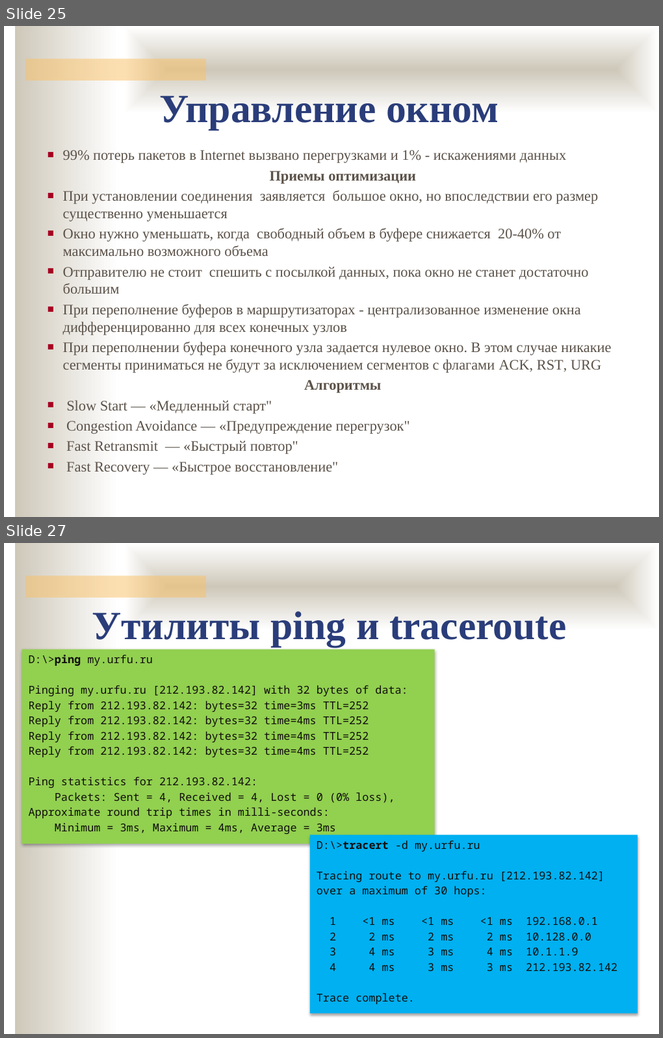
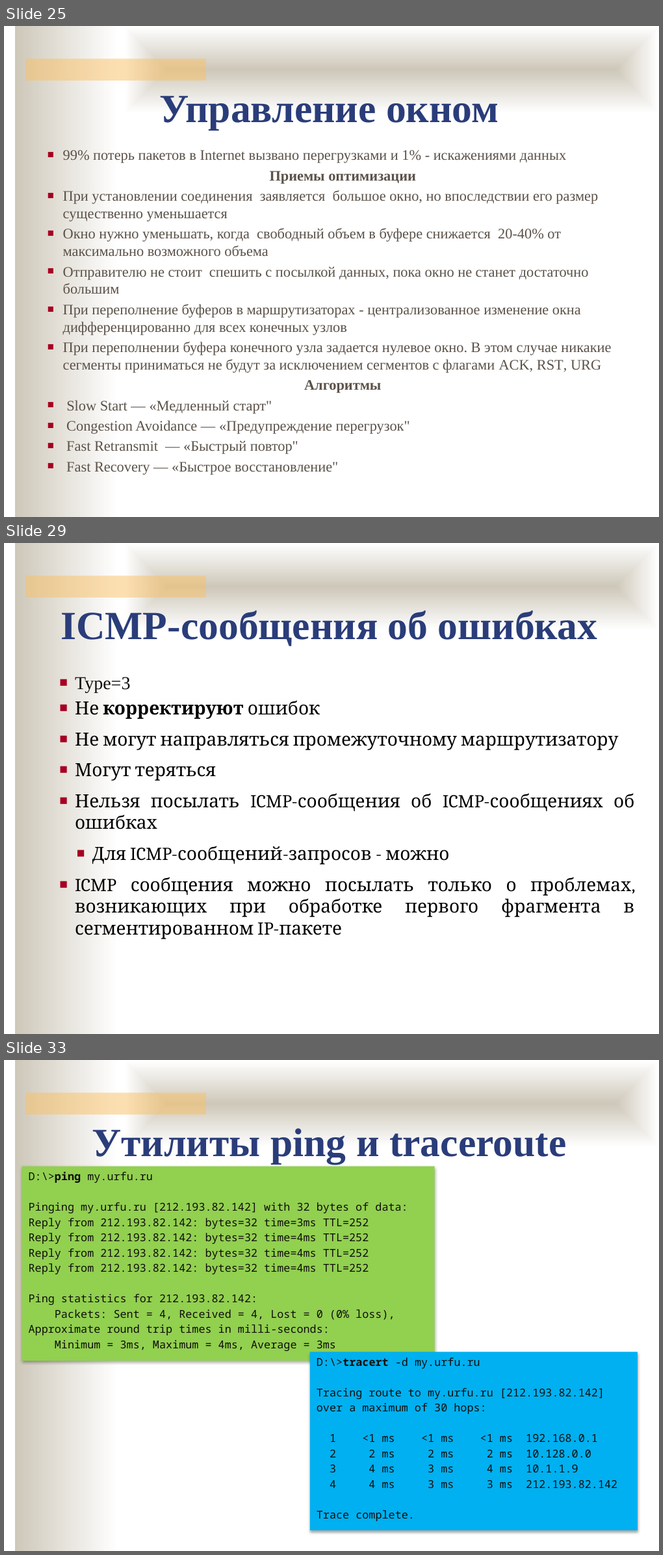
Before and after one commit to ukoloff/nets, a slide deck: lecture/11.pptx. Shown one above the other, each under a label of ours: slides 25 and 27 before the commit, slides 25, 29 and 33 after it; the slides between them are not shown. The pictures are 663x1038 and 663x1555 pixels, drawn with LibreOffice and Linux fonts; fonts in the diff are those of the drawing; background and template pictures are left out. Boxes give left, top, right and bottom in pixels: in the first picture for what was removed or moved away, otherwise in the second. Text is boxed around its words. In the diff, an @@ line names an element or a change of style, - is before the commit and + after.

```diff
--- a/lecture/11.pptx
+++ b/lecture/11.pptx
@@ slide 29 added at (x1=4, y1=543, x2=659, y2=1034), background #FFFFFF; not listed: 3 template elements that a slide beside it also shows @@
@@ text added at (x1=61, y1=611, x2=597, y2=646), 44 pt, text #2A3D7A, bold @@
+ICMP-сообщения об ошибках
@@ text added at (x1=75, y1=677, x2=635, y2=939), 20 pt, text #000000 @@
+■ Type=3
+■ Не корректируют ошибок
+■ Не могут направляться промежуточному маршрутизатору
+■ Могут теряться
+■ Нельзя посылать ICMP-сообщения об ICMP-сообщениях об ошибках
+  ■ Для ICMP-сообщений-запросов - можно
+■ ICMP сообщения можно посылать только о проблемах, возникающих при обработке первого фрагмента в сегментированном IP-пакете
@@ what was slide 27 is now slide 33 @@
```
Also in this commit, not shown: 1 slide changed, 5 other slides added.
